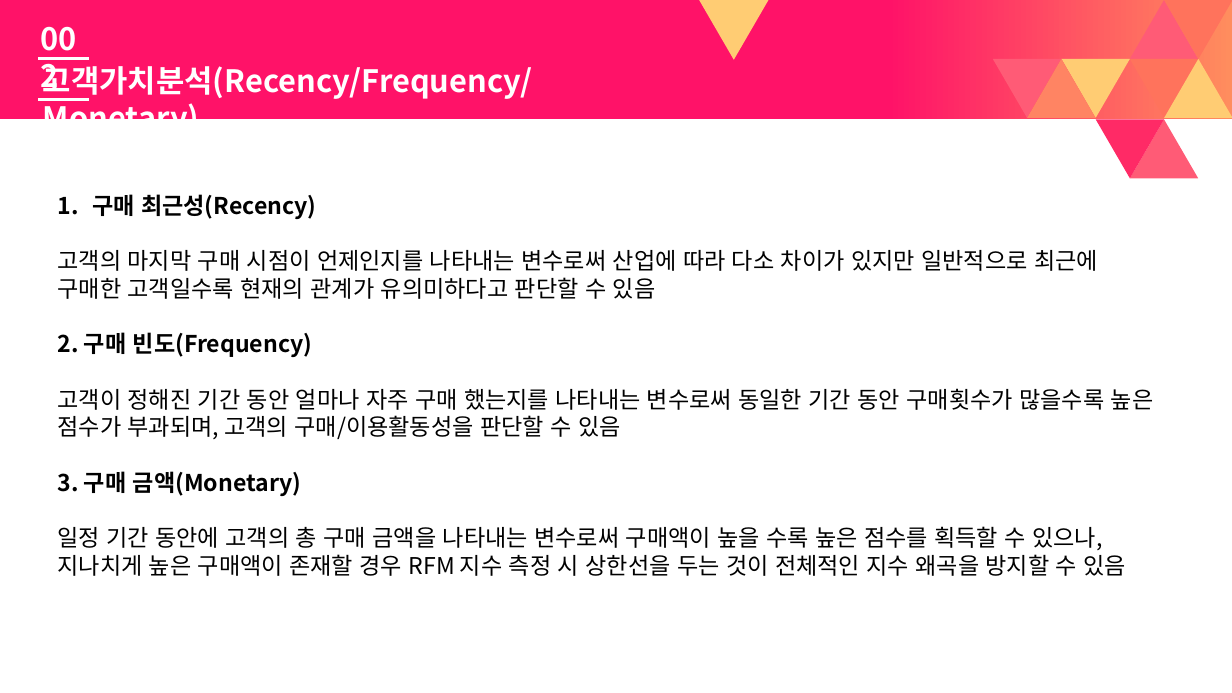
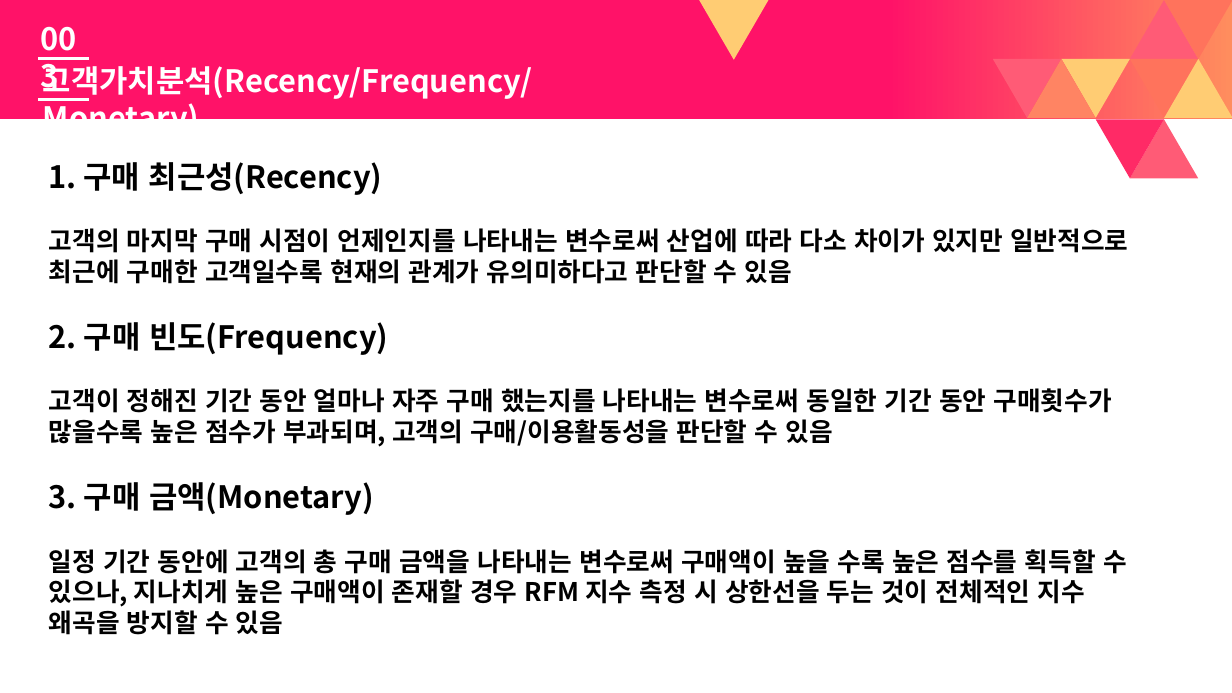
Before and after one commit to vlufoot/smu_team_6, a slide deck: slide 9 of 빅데이터 Presentation darft.pptx. Drawn at 1232x693 pixels with LibreOffice and Linux fonts; fonts in the diff are those of the drawing. Boxes give left, top, right and bottom in pixels: in the first picture for what was removed or moved away, otherwise in the second. Text is boxed around its words. In the diff, an @@ line names an element or a change of style, - is before the commit and + after.

```diff
--- a/빅데이터 Presentation darft.pptx
+++ b/빅데이터 Presentation darft.pptx
@@ text "구매 최근성(Recency)": place and size @@
-text "구매 최근성(Recency)" at <box>58,194,1154,576</box>
+text "구매 최근성(Recency)" at <box>49,162,1128,635</box>
@@ text "구매 최근성(Recency)" at <box>49,162,1128,635</box>: size 18 to 24 pt in "구매 최근성(Recency)", "2. 구매 빈도(Frequency)", "3. 구매 금액(Monetary)"; size 18 to 20 pt, bold on in "고객의 마지막 구매 시점이 언제인지를 나타내는 변수로써 ...", "고객이 정해진 기간 동안 얼마나 자주 구매 ...", "일정 기간 동안에 고객의 총 구매 금액을 ..." @@
```
Also in this commit, not shown: 17 other slides changed, 13 slides added.
